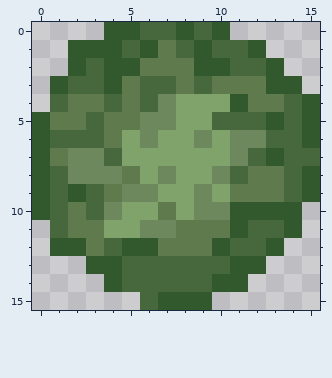
File history of a pixel-art sprite, sprites-override/blocks/environment/shrubs2.png. The picture above was drawn from the file before the commit.
The file is 32x32 pixels, drawn in blocks of 2x2; one block is one cell here.
The same view after the edit:
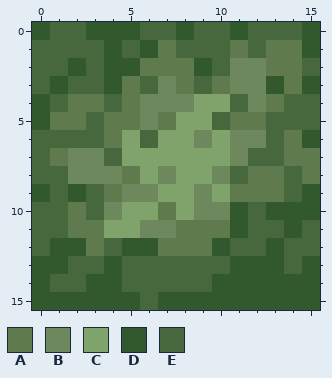
Palette (. is transparent): A #5f7b4e  B #6c885c  C #80a36b  D #32582d  E #46683c
Message: mud+shrub
Changes in this commit:
@@ x 0..15 @@
- 0 ....DDEEDED.....
- 1 ..DDDEDAEDEED...
- 2 ..DEDDAAADDEED..
- 3 .DEEDAEEAEAAADD.
- 4 .EAAEAEBCCCDAAED
- 5 DAAEAABBCCEEEDED
- 6 DEEEACBCCBCBBEED
- 7 DABBECCCCCCBEDEE
- 8 DEBBBACBCCBEAAED
+ 0 DEEDDDEEDEEDEEED
+ 1 EEEEDEDAEEEAEAAD
+ 2 EEDEDDAAADEBBAAE
+ 3 EDEEDAEBAEABBDAD
+ 4 DEAAEABBBCCEBAEE
+ 5 DAAEAABACCEAAEEE
+ 6 EEEEACECCBCBBEAD
+ 7 EABBECCCCCCBEEAA
+ 8 EEBBBACBCCBEAAEA
  9 DEDEABBCCBCAAAED
-10 DEAEBCCACBBDDDD.
-11 .EAACCBBAAADEED.
-12 .DDAEDDAAADEED..
-13 ...DDEEEEEEDD...
-14 ....DEEEEEDD....
-15 ......EDDD......
+10 EEAEBCCACBBDEDDD
+11 EEAACCBBAAADEEDE
+12 EDDAEDDAAADEEDEE
+13 DDEEDEEEEEEDDDED
+14 DEEDDEEEEEDDDDDD
+15 DDDDDDEDDDDDDDDD
Pixel boxes of the changes (left, top, right, bottom) in both pictures:
changed: (32, 22, 320, 310)
